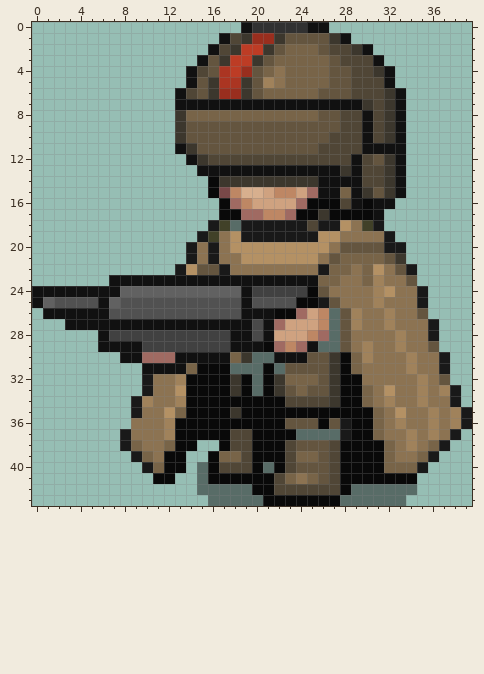
Edited in one commit: pixel-art sprite (images/joueur1_gauche.png). Above is the file before it was changed.
The file is 40x44 pixels.
After the commit:
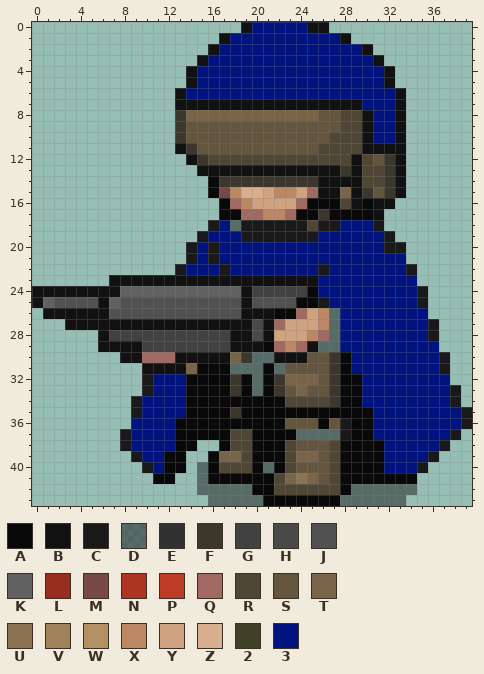
Palette (. is transparent): A #090909  B #111111  C #191919  D #1b1b1b80  E #313131  F #3c372d  G #414141  H #494949  J #515151  K #616161  L #992e1e  M #784848  N #ab3522  P #bd3c25  Q #a06a62  R #504636  S #64553f  T #786448  U #8c7352  V #a0825b  W #b49164  X #be8764  Y #cfa280  Z #d7af8e  2 #414128  3 #00137f
The edit:
y 0: x 20..24 EEEEE -> 33333
y 1: x 18..27 RFLLFSSSSF -> 3333333333
y 2: x 17..29 RFPPFSTTTSRRF -> 3333333333333
y 3: x 16..30 SFPPFSTTTTTSRRR -> 333333333333333
y 4: x 15..31 RSNPLSTUTTTTSSRRF -> 33333333333333333
y 5: x 15..31 SFNNFSVUTTTTSSRRR -> 33333333333333333
y 6: x 14..32 RSFLLFSTTTTTSSSRRRF -> 3333333333333333333
y 7: x 30..32 FRF -> 333
y 8..10: x 31..32 RF -> 33
y 18: x 17 2 -> 3; x 28..30 WU2 -> 333
y 19: x 16..18 2UW -> 333; x 26..31 WWUUUU -> 333333
y 20: x 15 U -> 3; x 17..31 UWWWWWWWWWUSSSS -> 333333333333333
y 21: x 15 U -> 3; x 17..33 UUWWWWWWWUSTTTTSF -> 33333333333333333
y 22: x 14..16 WSS -> 333; x 18..25 UUUUUUUU -> 33333333; x 27..33 TTUTWUS -> 3333333
y 23: x 26..34 TTUUTVUUS -> 333333333
y 24: x 26..34 SUUUUVWUU -> 333333333
y 25: x 27..34 SUUUVUUU -> 33333333
y 26: x 28..35 SVUUVUUS -> 33333333
y 27: x 28..35 SVUUVUUU -> 33333333
y 28: x 28..35 SUUUUVUU -> 33333333
y 29: x 28..36 SUVUUVUUS -> 333333333
y 30: x 29..36 TVUUUVUU -> 33333333
y 31: x 29..36 TUUUUVUU -> 33333333
y 32: x 11..13 UUV -> 333; x 30..37 UUUUUVUS -> 33333333
y 33: x 11..13 UUW -> 333; x 30..37 TUWUUVUV -> 33333333
y 34: x 10..13 VUUV -> 3333; x 30..37 TUVUUVUU -> 33333333
y 35: x 10..13 UUWT -> 3333; x 31..38 TUWUUVUV -> 33333333
y 36: x 9..12 UUUV -> 3333; x 31..38 TUVUUVUV -> 33333333
y 37: x 9..12 UUUV -> 3333; x 31..37 TUUVUVU -> 3333333
y 38: x 9..12 TUUT -> 3333; x 32..36 TUVUT -> 33333
y 39: x 10..11 TU -> 33; x 32..35 TUUT -> 3333
y 40: x 11 T -> 3; x 32..34 TTT -> 333
Pixel boxes of the changes (left, top, right, bottom) in both pictures:
changed: (186, 22, 395, 143)
changed: (186, 220, 461, 473)
changed: (131, 374, 186, 473)
